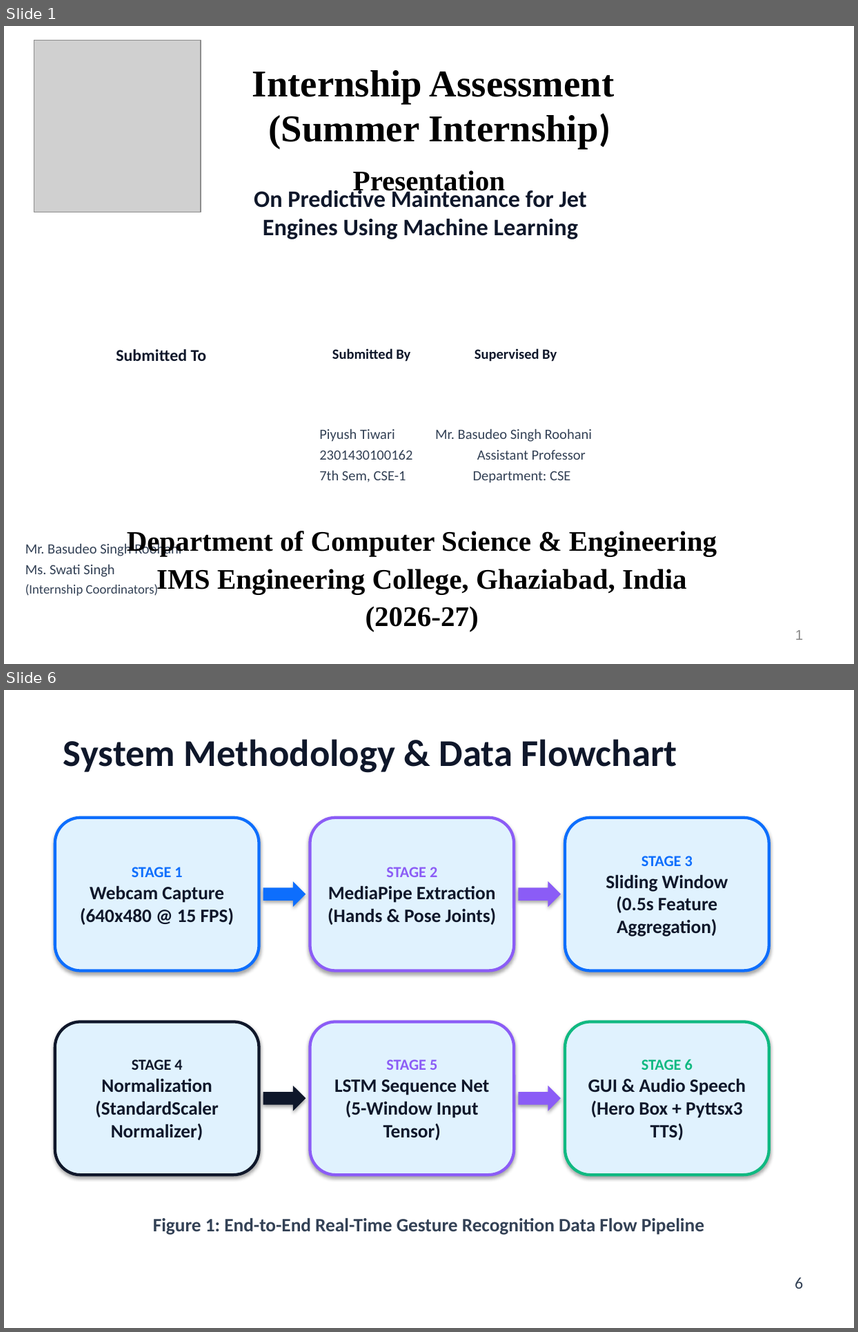
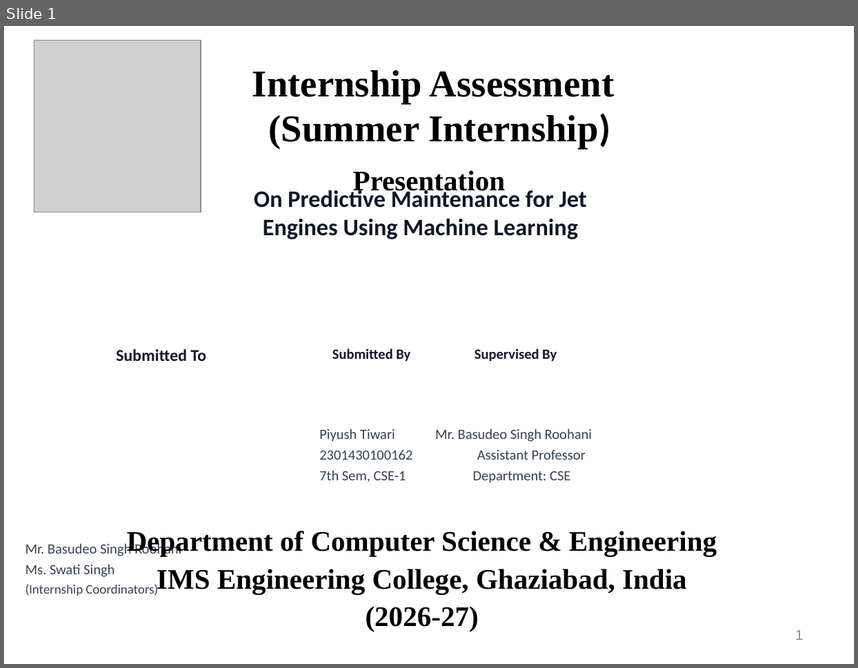
Before and after one commit to PiyushTiwari2051/Predictive-Master, a slide deck: Internship Presentation PPTs Template Final.pptx. Shown one above the other, each under a label of ours: slides 1 and 6 before the commit, slide 1 after it; the slides between them are not shown. The pictures are 858x1332 and 858x668 pixels, drawn with LibreOffice and Linux fonts; fonts in the diff are those of the drawing; grey boxes stand for pictures. Boxes give left, top, right and bottom in pixels: in the first picture for what was removed or moved away, otherwise in the second. Text is boxed around its words. In the diff, an @@ line names an element or a change of style, - is before the commit and + after.

```diff
--- a/Internship Presentation PPTs Template Final.pptx
+++ b/Internship Presentation PPTs Template Final.pptx
@@ slide 6 removed at (x1=4, y1=690, x2=854, y2=1328), background #FFFFFF @@
@@ text removed at (x1=63, y1=739, x2=677, y2=773) @@
-System Methodology & Data Flowchart
@@ rounded rectangle removed at (x1=55, y1=818, x2=259, y2=971) @@
-STAGE 1
-Webcam Capture
-(640x480 @ 15 FPS)
@@ rounded rectangle removed at (x1=310, y1=818, x2=514, y2=971) @@
-STAGE 2
-MediaPipe Extraction
-(Hands & Pose Joints)
@@ rounded rectangle removed at (x1=565, y1=818, x2=769, y2=971) @@
-STAGE 3
-Sliding Window
-(0.5s Feature Aggregation)
@@ right arrow removed at (x1=263, y1=881, x2=306, y2=907) @@
@@ right arrow removed at (x1=518, y1=881, x2=561, y2=907) @@
@@ rounded rectangle removed at (x1=55, y1=1021, x2=259, y2=1174) @@
-STAGE 4
-Normalization
-(StandardScaler Normalizer)
@@ rounded rectangle removed at (x1=310, y1=1021, x2=514, y2=1174) @@
-STAGE 5
-LSTM Sequence Net
-(5-Window Input Tensor)
@@ rounded rectangle removed at (x1=565, y1=1021, x2=769, y2=1174) @@
-STAGE 6
-GUI & Audio Speech
-(Hero Box + Pyttsx3 TTS)
@@ right arrow removed at (x1=263, y1=1085, x2=306, y2=1111) @@
@@ right arrow removed at (x1=518, y1=1085, x2=561, y2=1111) @@
@@ text removed at (x1=153, y1=1218, x2=704, y2=1234) @@
-Figure 1: End-to-End Real-Time Gesture Recognition Data Flow Pipeline
@@ text removed at (x1=795, y1=1277, x2=803, y2=1288) @@
-6
```
Also in this commit, not shown: 16 slides changed, 1 slide added, 1 other file.
